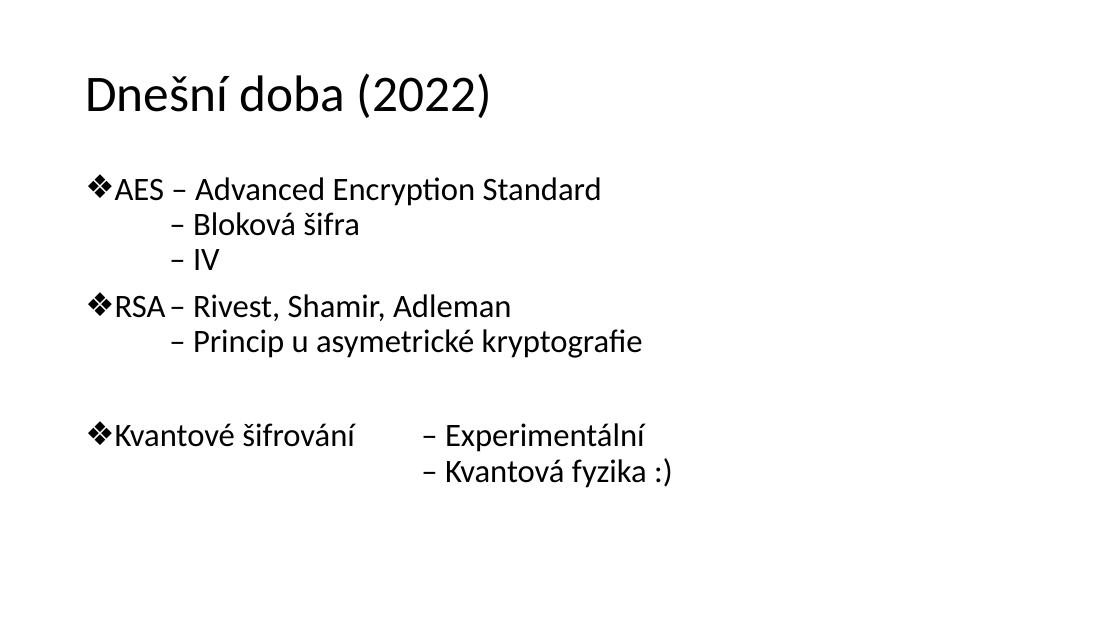
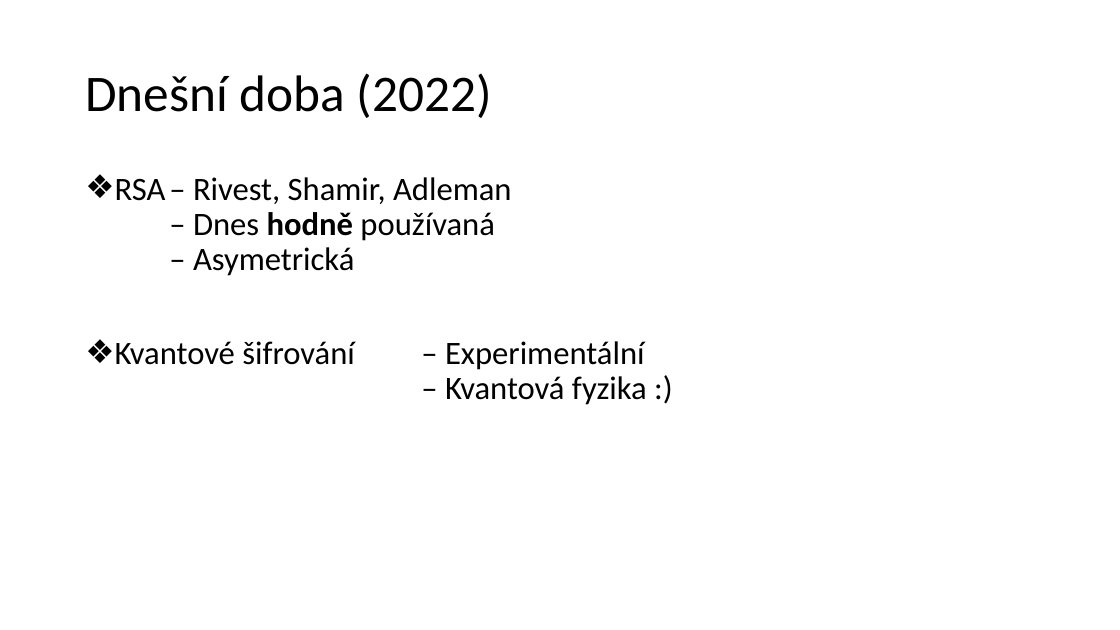
Before and after one commit to Xantus103/Kryptografie-prezentace, a slide deck: slide 9 of zaba.pptx (slide 7 before the commit). Drawn at 1120x630 pixels with LibreOffice and Linux fonts; fonts in the diff are those of the drawing; background and template pictures are left out. Boxes give left, top, right and bottom in pixels: in the first picture for what was removed or moved away, otherwise in the second. Text is boxed around its words. In the diff, an @@ line names an element or a change of style, - is before the commit and + after.

```diff
--- a/zaba.pptx
+++ b/zaba.pptx
@@ text at [115, 177, 512, 276]: text changed @@
-❖ AES – Advanced Encryption Standard
-  – Bloková šifra
-  – IV
-❖ RSA – Rivest, Shamir, Adleman
-  – Princip u asymetrické kryptografie
+❖ RSA – Rivest, Shamir, Adleman
+  – Dnes hodně používaná
+  – Asymetrická
```
Also in this commit, not shown: 1 other slide changed, 2 slides added, 5 other files.
